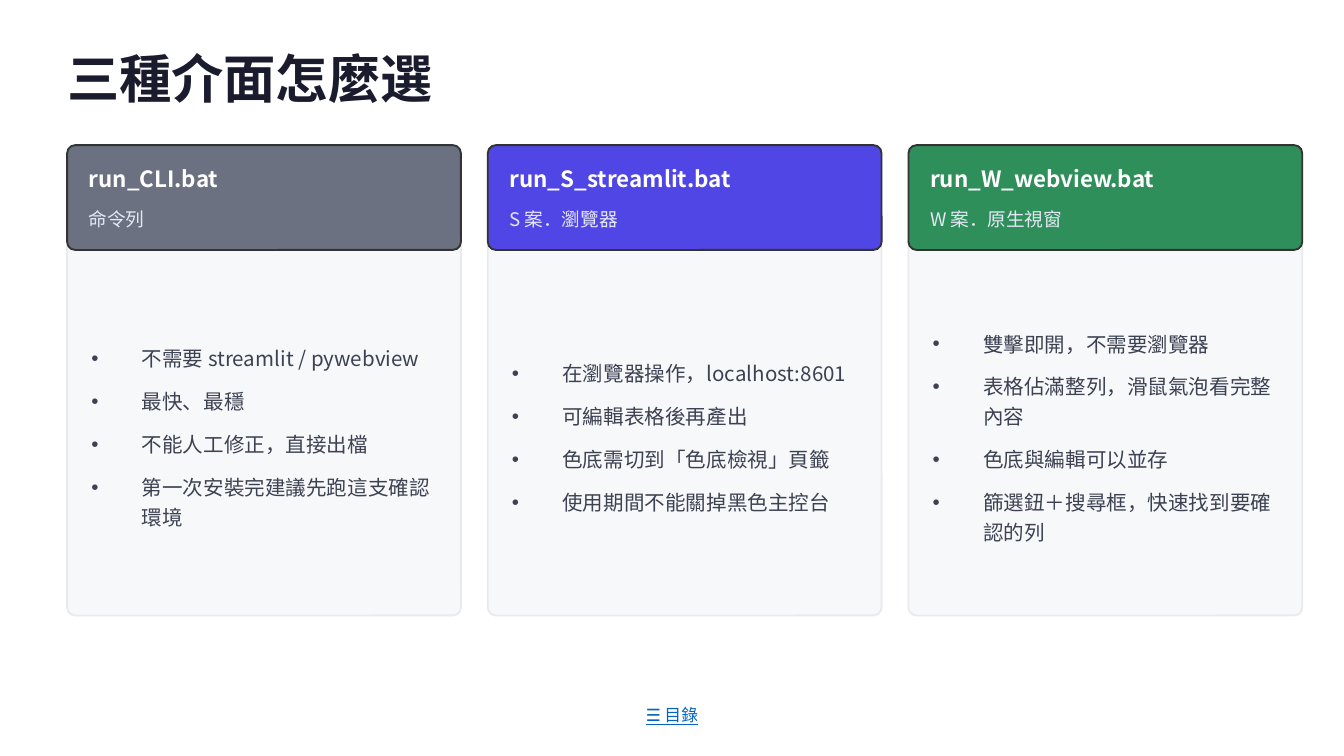
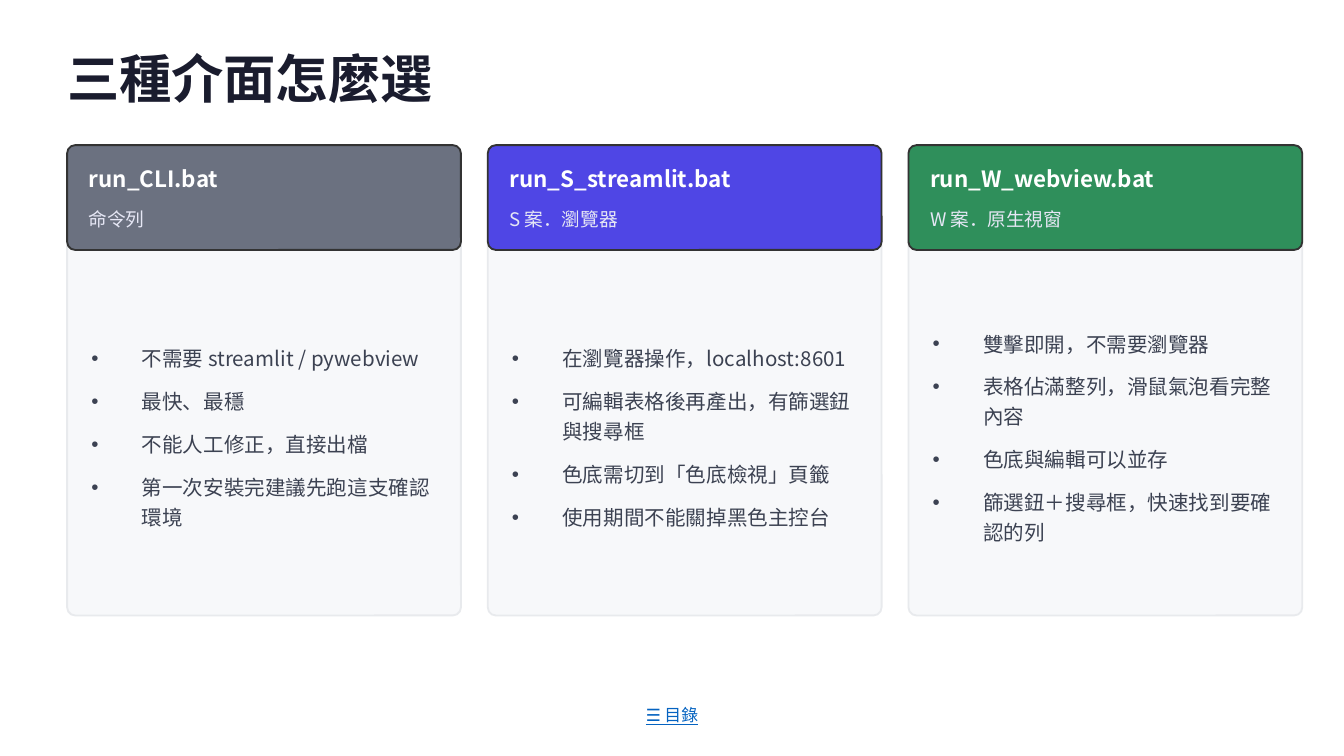
Before and after one commit to jenhochen/AI_BOM, a slide deck: slide 5 of docs/BOM_Matcher_v0.10_操作SOP.pptx. Drawn at 1344x756 pixels with LibreOffice and Linux fonts; fonts in the diff are those of the drawing. Boxes give left, top, right and bottom in pixels: in the first picture for what was removed or moved away, otherwise in the second. Text is boxed around its words. In the diff, an @@ line names an element or a change of style, - is before the commit and + after.

```diff
--- a/docs/BOM_Matcher_v0.10_操作SOP.pptx
+++ b/docs/BOM_Matcher_v0.10_操作SOP.pptx
@@ text at <box>562,391,850,441</box>: text changed @@
-• 可編輯表格後再產出
+• 可編輯表格後再產出，有篩選鈕與搜尋框
```
Also in this commit, not shown: 1 other slide changed, 9 other files.
